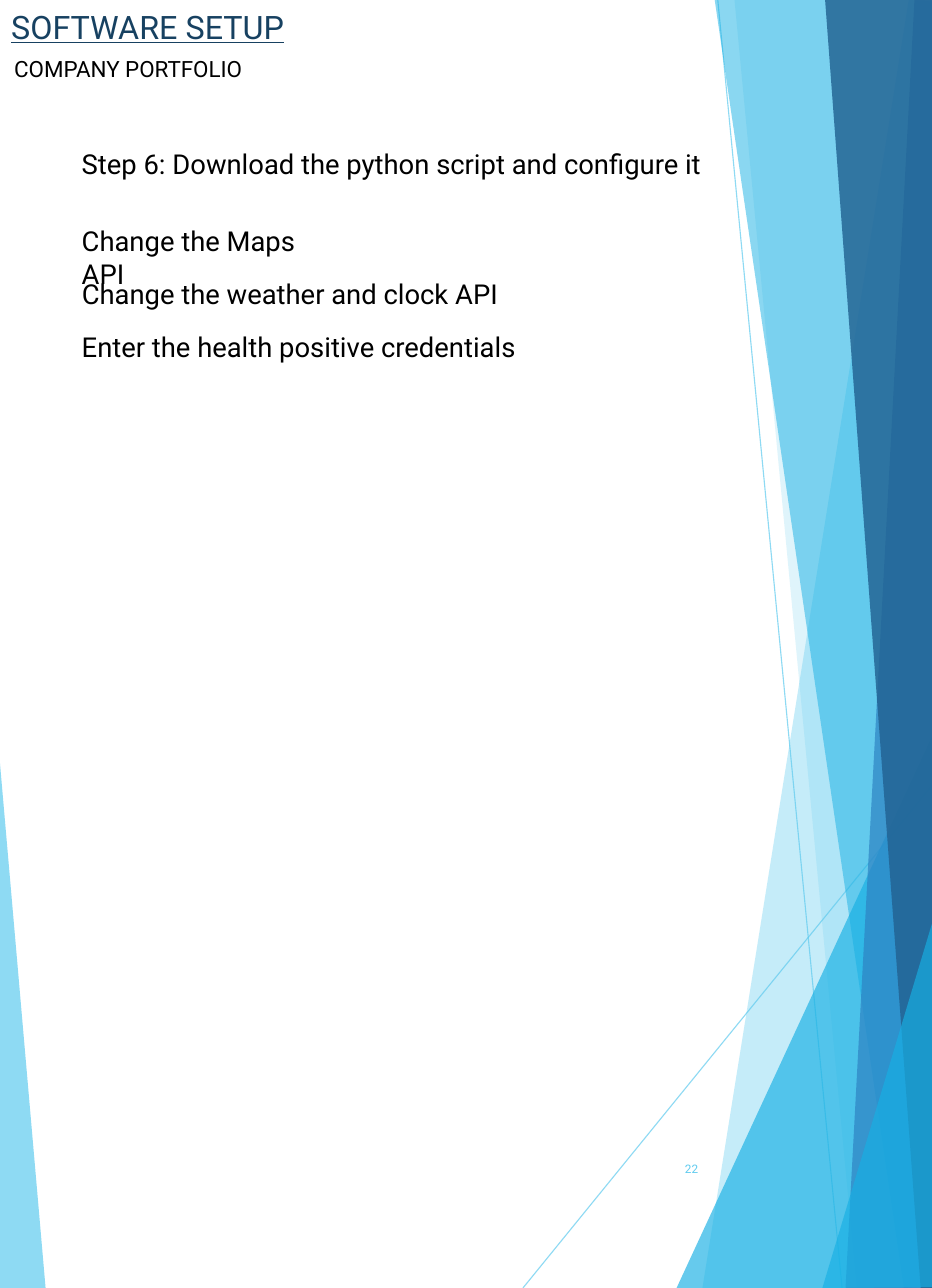
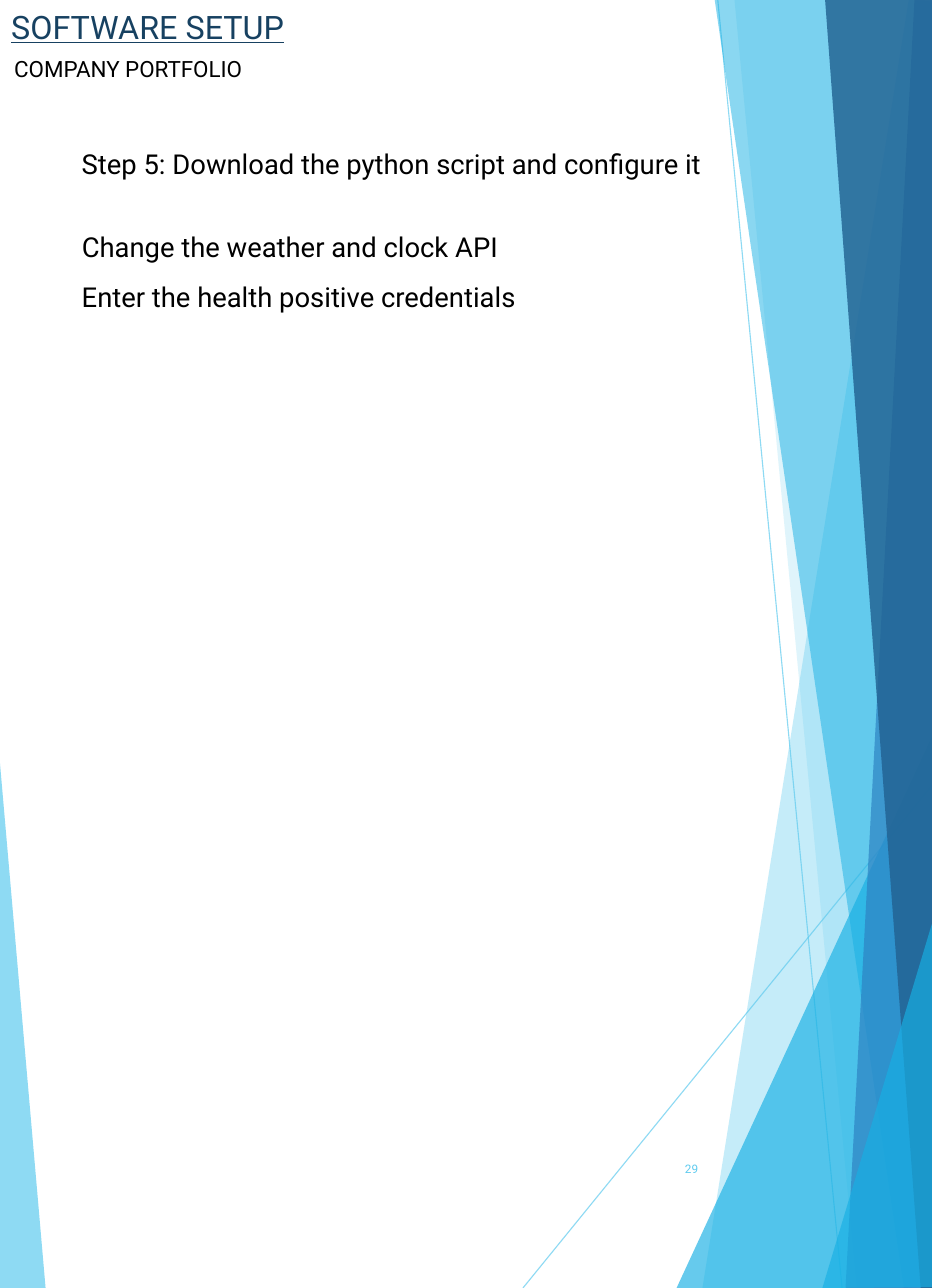
Before and after one commit to itsharsh/SmartMirror-RaspberryPi, a slide deck: slide 29 of Smart Mirror Manual.pptx (slide 22 before the commit). Drawn at 932x1288 pixels with LibreOffice and Linux fonts; fonts in the diff are those of the drawing. Boxes give left, top, right and bottom in pixels: in the first picture for what was removed or moved away, otherwise in the second. Text is boxed around its words. In the diff, an @@ line names an element or a change of style, - is before the commit and + after.

```diff
--- a/Smart Mirror Manual.pptx
+++ b/Smart Mirror Manual.pptx
@@ text at (82,153,701,180): text changed @@
-Step 6: Download the python script and configure it
+Step 5: Download the python script and configure it
@@ text "Change the weather and clock ..." rewrapped from (82,279,498,310) to (82,236,498,263) @@
@@ text removed at (82,230,295,290) @@
-Change the Maps API
@@ text "Enter the health positive credentials": place and size @@
-text "Enter the health positive credentials" at (82,336,515,363)
+text "Enter the health positive credentials" at (82,286,515,313)
@@ page number at (685,1164,698,1173): text changed @@
-22
+29
```
Also in this commit, not shown: 7 other slides changed, 8 slides added, 2 slides removed.
